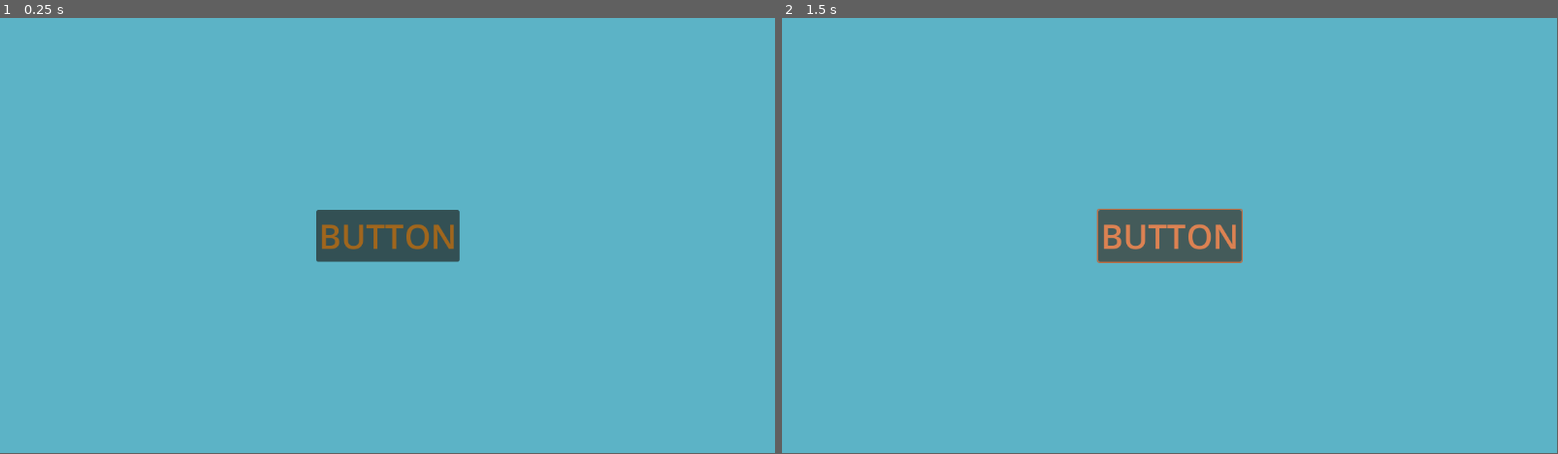
Above: before the commit, frames 1-2 (left to right).
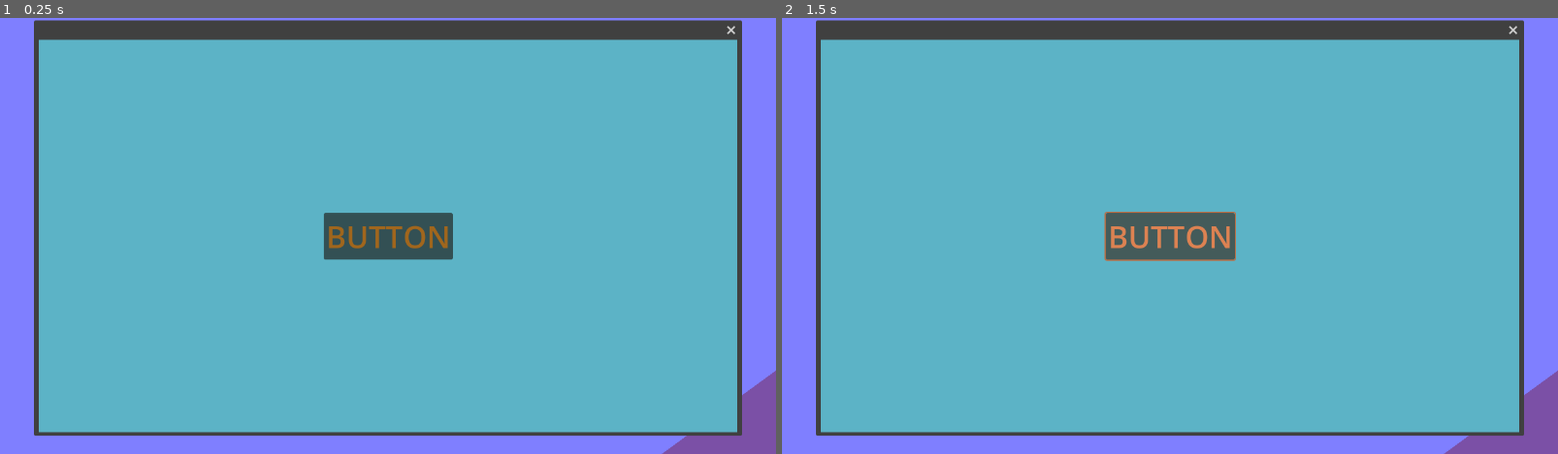
Above: after the commit, the same moments.

Repository: sidneyzweifel/Code-Break-Lockdown
Game: Godot game, scene res://WIP_Scences/Main.tscn
The game is run twice, just before and just after one commit, with the same random seed, the same clock (stepped at 60 frames per second) and the same inputs. The engine's default icon, where the game draws it, is replaced by a stand-in: a white triangle on a blue panel in a dark square.
Inputs:
- Up to frame 1 (0.25 s): no input
- Up to frame 2 (1.5 s): click "BUTTON" at 0.5 s; tap Enter at 1.25 s; hold Right (right) from 1.28 s (still down)
The window is 799x449 before the commit and 800x450 after it. Grey fills any space a smaller window leaves; there, only what the larger window draws over its background counts as a difference.

The runs differ from the first frame. In frame 1, 20% of the frame differs, in the area x 0-100%, y 0-100%; in frame 2, 20%.

Commit message:
changing window size to 720p

Diff:
--- a/WIP_Scences/Main.gd
+++ b/WIP_Scences/Main.gd
@@ -14,6 +14,5 @@
 
 
 func _on_pop_up_test_hallway_button():
-	print("PLEASE")
 	var vel = $Player.get_real_velocity()
 	print(vel)
--- a/project.godot
+++ b/project.godot
@@ -17,7 +17,8 @@
 
 [display]
 
-window/size/initial_position=Vector2i(0, 1000)
+window/size/viewport_width=1280
+window/size/viewport_height=720
 
 [input]
 
